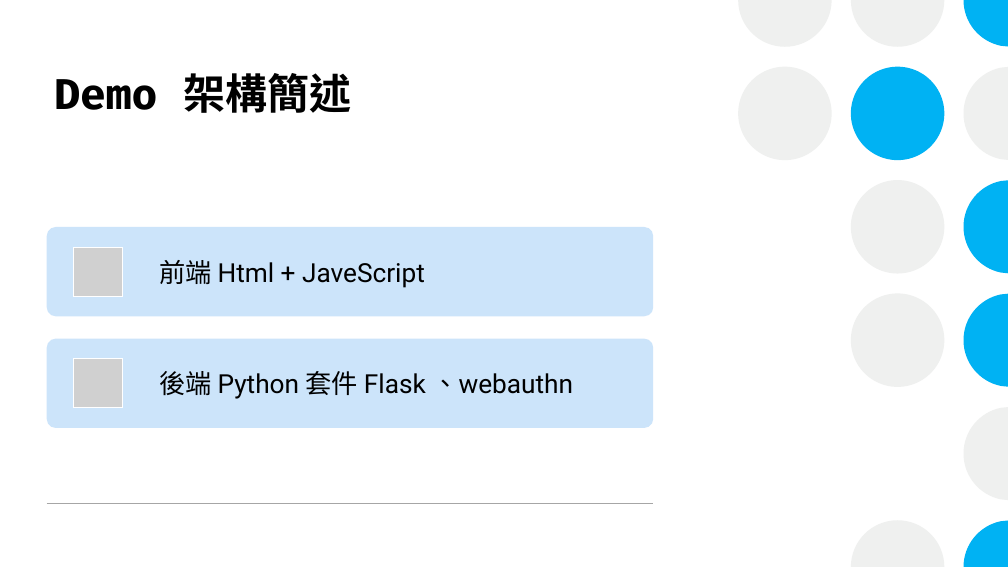
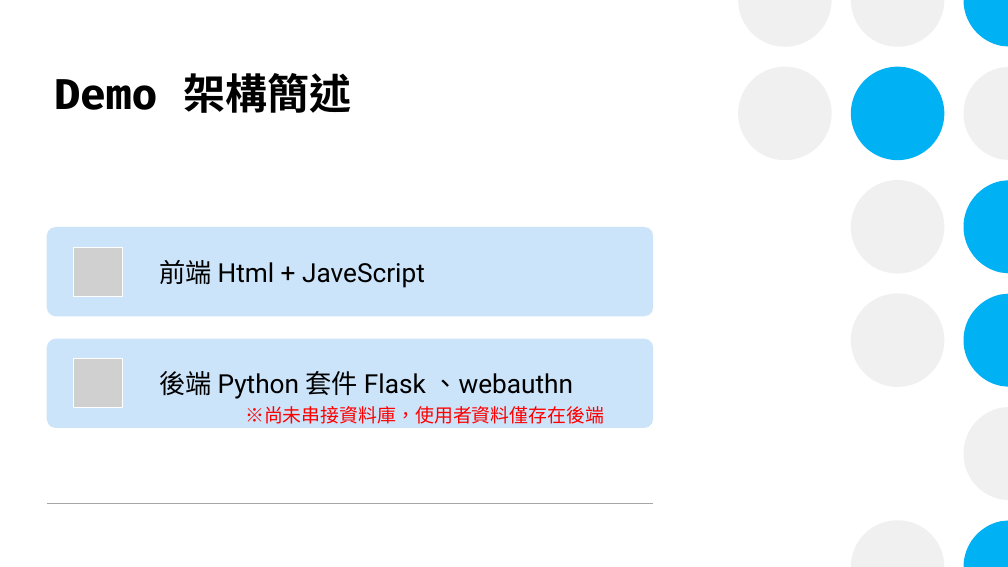
Before and after one commit to xiangerwu/Homework_Fido2, a slide deck: slide 2 of Fido2_Demo介紹.pptx. Drawn at 1008x567 pixels with LibreOffice and Linux fonts; fonts in the diff are those of the drawing; grey boxes stand for pictures. Boxes give left, top, right and bottom in pixels: in the first picture for what was removed or moved away, otherwise in the second. Text is boxed around its words. In the diff, an @@ line names an element or a change of style, - is before the commit and + after.

```diff
--- a/Fido2_Demo介紹.pptx
+++ b/Fido2_Demo介紹.pptx
@@ text added at box(245, 406, 604, 424), 18 pt, text #FF0000 @@
+※尚未串接資料庫，使用者資料僅存在後端
```
Also in this commit, not shown: 4 other slides changed, 7 slides added.
